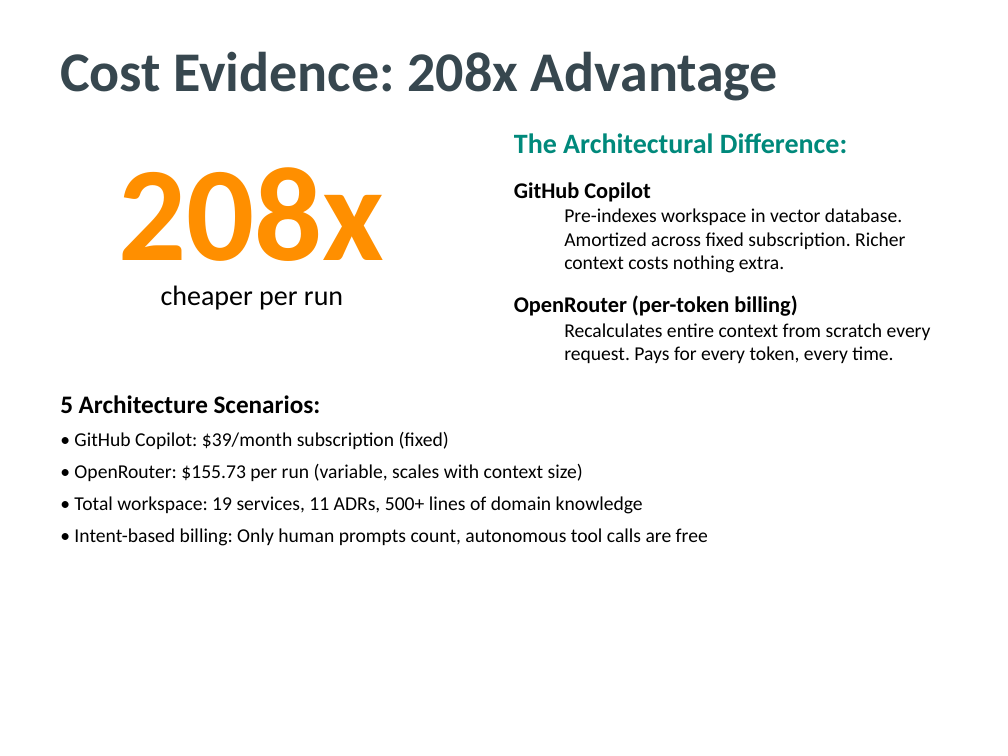
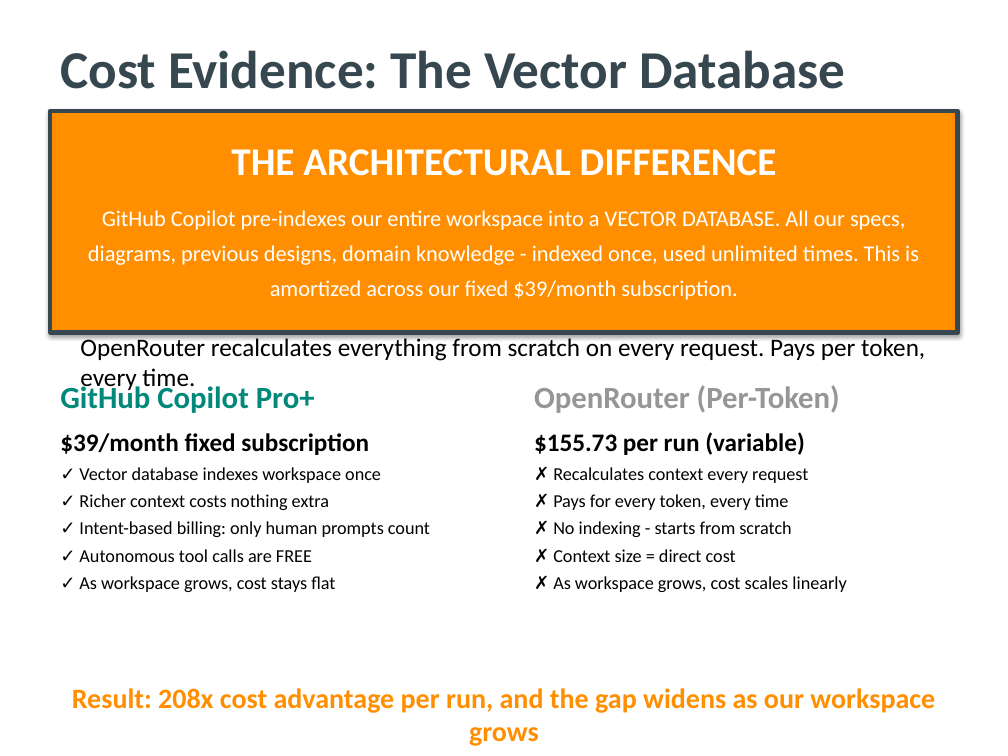
Before and after one commit to christopherblaisdell/continuous-architecture-platform-poc, a slide deck: slide 4 of presentation-internal.pptx. Drawn at 1008x756 pixels with LibreOffice and Linux fonts; fonts in the diff are those of the drawing. Boxes give left, top, right and bottom in pixels: in the first picture for what was removed or moved away, otherwise in the second. Text is boxed around its words. In the diff, an @@ line names an element or a change of style, - is before the commit and + after.

```diff
--- a/presentation-internal.pptx
+++ b/presentation-internal.pptx
@@ text at bbox=[60, 50, 845, 165]: text changed; size 40 to 38 pt @@
-Cost Evidence: 208x Advantage
+Cost Evidence: The Vector Database Advantage
@@ rectangle added at bbox=[50, 111, 958, 333], fill #FF8F00, outline #37474F 3 pt @@
@@ text added at bbox=[231, 149, 777, 176], 28 pt, text #FFFFFF, bold @@
+THE ARCHITECTURAL DIFFERENCE
@@ text removed at bbox=[119, 167, 385, 291] @@
-208x
@@ text at bbox=[80, 210, 925, 393]: text changed; size 14 to 16 pt; text colour #000000 to #FFFFFF @@
-The Architectural Difference:
-GitHub Copilot
-  Pre-indexes workspace in vector database. Amortized across fixed subscription. Richer context costs nothing extra.
-OpenRouter (per-token billing)
-  Recalculates entire context from scratch every request. Pays for every token, every time.
+GitHub Copilot pre-indexes our entire workspace into a VECTOR DATABASE. All our specs, diagrams, previous designs, domain knowledge - indexed once, used unlimited times. This is amortized across our fixed $39/month subscription.
+OpenRouter recalculates everything from scratch on every request. Pays per token, every time.
@@ text removed at bbox=[161, 285, 343, 310] @@
-cheaper per run
@@ text at bbox=[60, 382, 430, 592]: text changed; size 14 to 13 pt @@
-5 Architecture Scenarios:
-• GitHub Copilot: $39/month subscription (fixed)
-• OpenRouter: $155.73 per run (variable, scales with context size)
-• Total workspace: 19 services, 11 ADRs, 500+ lines of domain knowledge
-• Intent-based billing: Only human prompts count, autonomous tool calls are free
+GitHub Copilot Pro+
+$39/month fixed subscription
+✓ Vector database indexes workspace once
+✓ Richer context costs nothing extra
+✓ Intent-based billing: only human prompts count
+✓ Autonomous tool calls are FREE
+✓ As workspace grows, cost stays flat
@@ text added at bbox=[534, 385, 846, 592], 13 pt, text #000000 @@
+OpenRouter (Per-Token)
+$155.73 per run (variable)
+✗ Recalculates context every request
+✗ Pays for every token, every time
+✗ No indexing - starts from scratch
+✗ Context size = direct cost
+✗ As workspace grows, cost scales linearly
@@ text added at bbox=[72, 688, 935, 746], 20 pt, text #FF8F00, bold @@
+Result: 208x cost advantage per run, and the gap widens as our workspace grows
```
Also in this commit, not shown: 1 other file.
